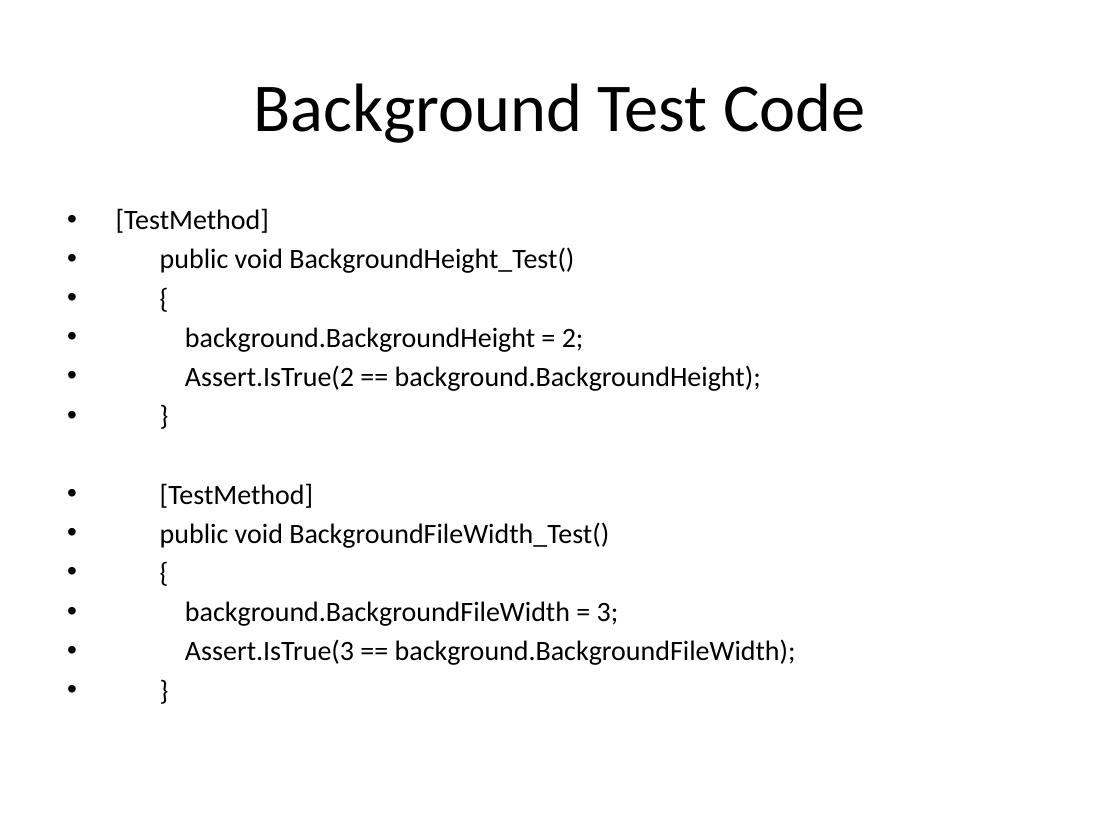
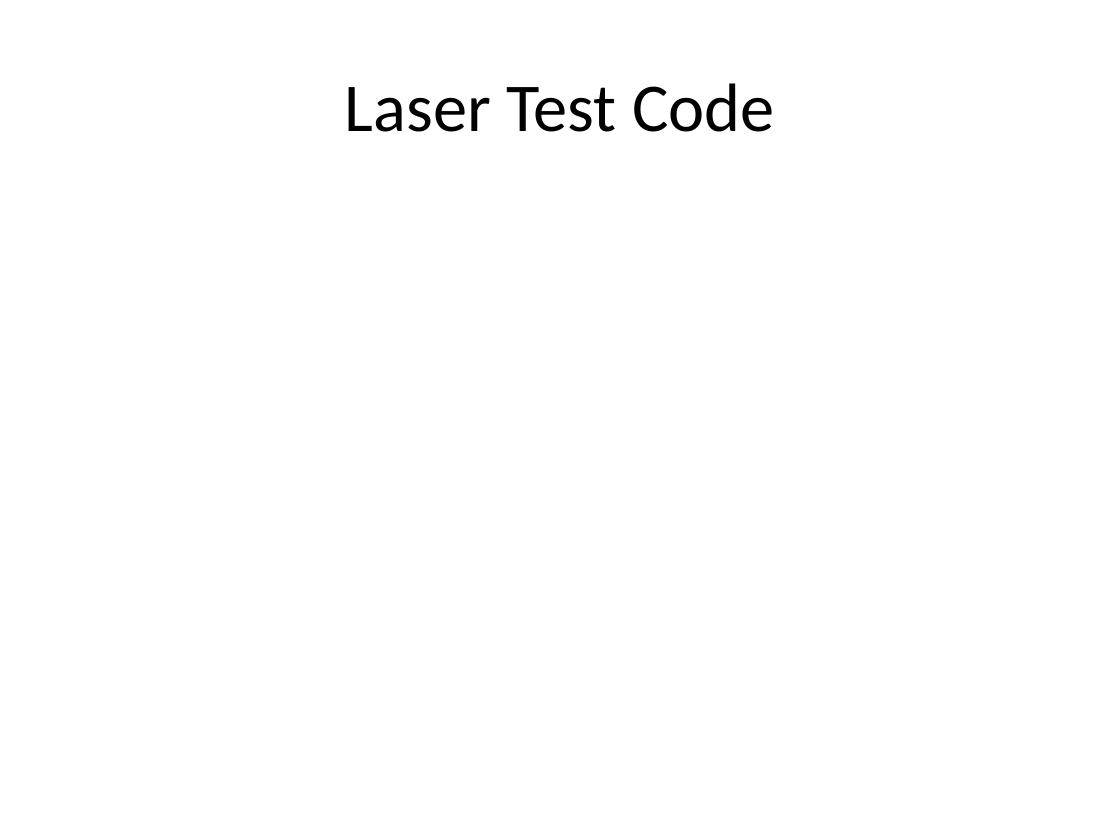
Before and after one commit to csce3513/Team15, a slide deck: slide 7 of Project Starfighter 1.0.pptx (slide 14 before the commit). Drawn at 1120x840 pixels with LibreOffice and Linux fonts; fonts in the diff are those of the drawing; background and template pictures are left out. Boxes give left, top, right and bottom in pixels: in the first picture for what was removed or moved away, otherwise in the second. Text is boxed around its words. In the diff, an @@ line names an element or a change of style, - is before the commit and + after.

```diff
--- a/Project Starfighter 1.0.pptx
+++ b/Project Starfighter 1.0.pptx
@@ title at bbox=[345, 83, 774, 132]: text changed @@
-Background Test Code
+Laser Test Code
@@ text removed at bbox=[116, 208, 796, 665] @@
-• [TestMethod]
-• public void BackgroundHeight_Test()
-• {
-• background.BackgroundHeight = 2;
-• Assert.IsTrue(2 == background.BackgroundHeight);
-• }
-• [TestMethod]
-• public void BackgroundFileWidth_Test()
-• {
-• background.BackgroundFileWidth = 3;
-• Assert.IsTrue(3 == background.BackgroundFileWidth);
-• }
```
Also in this commit, not shown: 8 other slides changed, 1 slide added, 16 slides removed, 40 other files.
